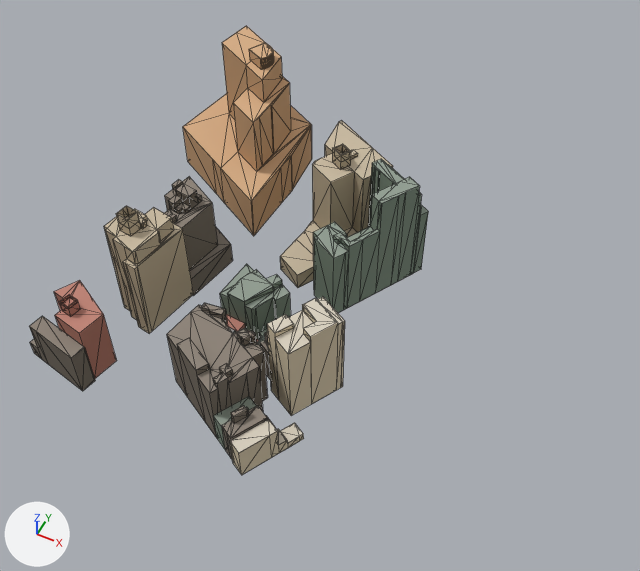
The glTF model public/models/washington-city/tile-3_-2.glb, before and after one commit.
Before and after are seen from a camera (50 mm lens) standing at (806.0, 24.0, 352.0) and looking at (678.0, 279.0, 33.0). Arrows for +X, +Y and +Z are at lower left; the lights stay in place. The older version comes first. Mesh edges are drawn as thin lines. Where no turn or scale is listed for an object, it has been applied to the vertices. Vertices at exactly the same position are counted once.

In view in the first picture: 'roof', 'wall'.
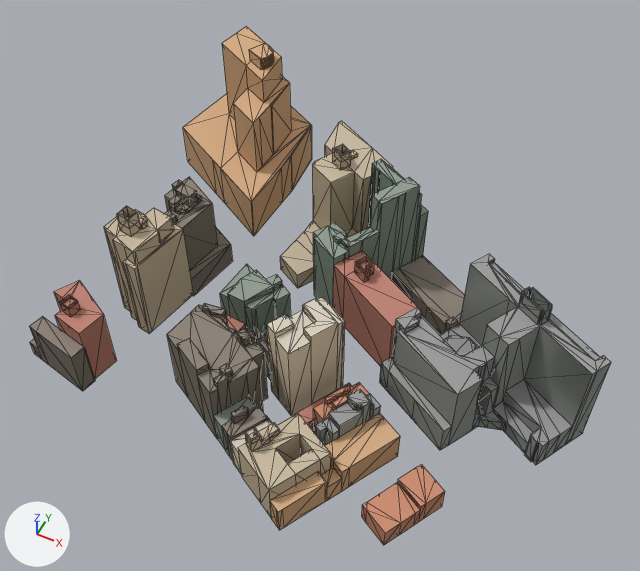
Where the newer file only moved an object's origin or applied its transform, the numbers keep the older frame.

The edits, one by one:
me_mesh_1 is used by ob_wall; location (631.1, 302.9, 44.3).
me_mesh_1 had 968 vertices, 968 faces and spanned x -78.0..78.0, y -117.0..117.0, z -42.0..42.0.
me_mesh_1 now has 1510 vertices, 1514 faces and spans x -78.0..184.0, y -132.0..117.0, z -43.0..42.0.
me_mesh_1 part 1: 2 vertices moved within x 32.0..36.0, y -41.0..-34.0, z -39.0; 13 vertices removed from x 7.0..70.0, y -92.0..13.0, z -39.0..-30.0; 555 vertices added at x 7.0..184.0, y -132.0..36.0, z -43.0..21.0.
me_mesh_1 part 2: 2 vertices removed from x -50.0..-33.0, y -104.0..-100.0, z -38.0; 2 vertices added at x -50.0..-33.0, y -104.0..-100.0, z -39.0.
me_mesh_2 is used by ob_roof; location (631.1, 302.9, 47.5).
me_mesh_2 had 709 vertices, 559 faces and spanned x -78.0..78.0, y -117.0..117.0, z -39.0..39.0.
me_mesh_2 now has 1113 vertices, 885 faces and spans x -78.0..184.0, y -132.0..117.0, z -40.0..38.0.
me_mesh_2 part 3: the loose piece of 5 vertices spanning x 61.0..71.0, y -95.0..-84.0, z -39.0 is copied, and the copy is scaled about its middle by (0.752, 0.616, 1), then moved by (74.0, 53.0, 18.0); it spans x 136.0..143.0, y -41.0..-34.0, z -21.0.
me_mesh_2 part 4: the loose piece of 4 vertices spanning x 51.0..60.0, y -97.0..-89.0, z -33.0 is copied, and the copy is moved by (40.0, 24.0, 11.0); it spans x 91.0..100.0, y -73.0..-65.0, z -22.0.
me_mesh_2 part 5: the loose piece of 4 vertices spanning x -40.0..-32.0, y -58.0..-50.0, z 18.0 is copied, and the copy is moved by (-8.0, -41.0, -20.0); it spans x -48.0..-42.0, y -98.0..-92.0, z -2.0.
me_mesh_2 part 6: the loose piece of 5 vertices spanning x 23.0..30.0, y -58.0..-51.0, z -37.0 is copied, and the copy is turned -20.1 degrees about the z axis through its middle and scaled by 1.1, then moved by (66.0, -51.0, 4.0); it spans x 88.0..98.0, y -110.0..-100.0, z -33.0.
me_mesh_2 part 7: 390 vertices added at x 50.0..184.0, y -132.0..36.0, z -40.0..18.0.
Other edits to the shape of me_mesh_2 do not show in these pictures.

Pixel boxes (x1, y1, x2, y2) of what changed, in the pictures (640 x 571 px; the box of a moved part takes in the faces that stretch with it):
'wall', reshaped (46% wider, 16% taller)
    before: (29, 43, 428, 475)
    after: (30, 43, 611, 545)
'roof', reshaped (46% wider, 19% taller)
    before: (30, 26, 428, 453)
    after: (29, 26, 611, 533)
part 1 of me_mesh_1, built on
    before: (220, 293, 304, 448)
    after: (220, 257, 611, 545)
part 2 of me_mesh_1, moved or reshaped (not visible afterwards)
    before: (55, 314, 117, 378)
part 3 of me_mesh_2, added
    after: (482, 378, 499, 391)
part 4 of me_mesh_2, added
    after: (366, 393, 380, 410)
part 5 of me_mesh_2, added
    after: (63, 298, 75, 307)
part 6 of me_mesh_2, added
    after: (322, 468, 342, 487)
part 7 of me_mesh_2, added
    after: (238, 251, 611, 533)
